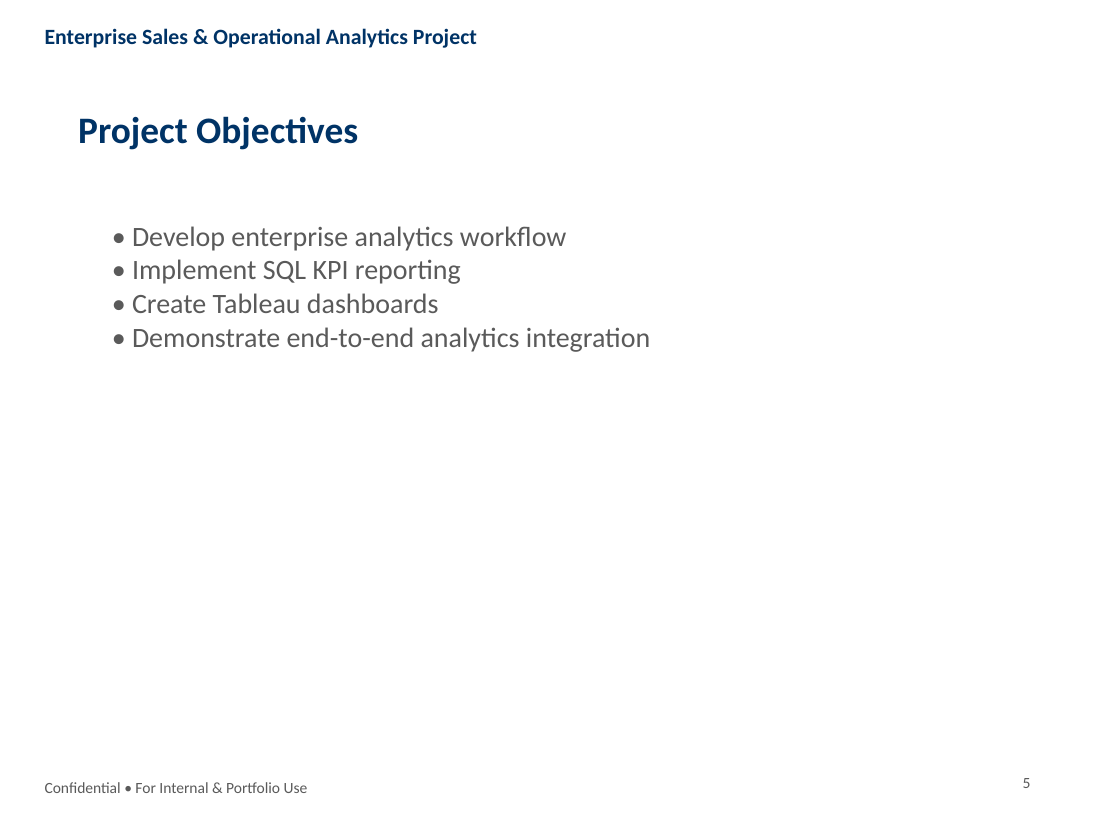
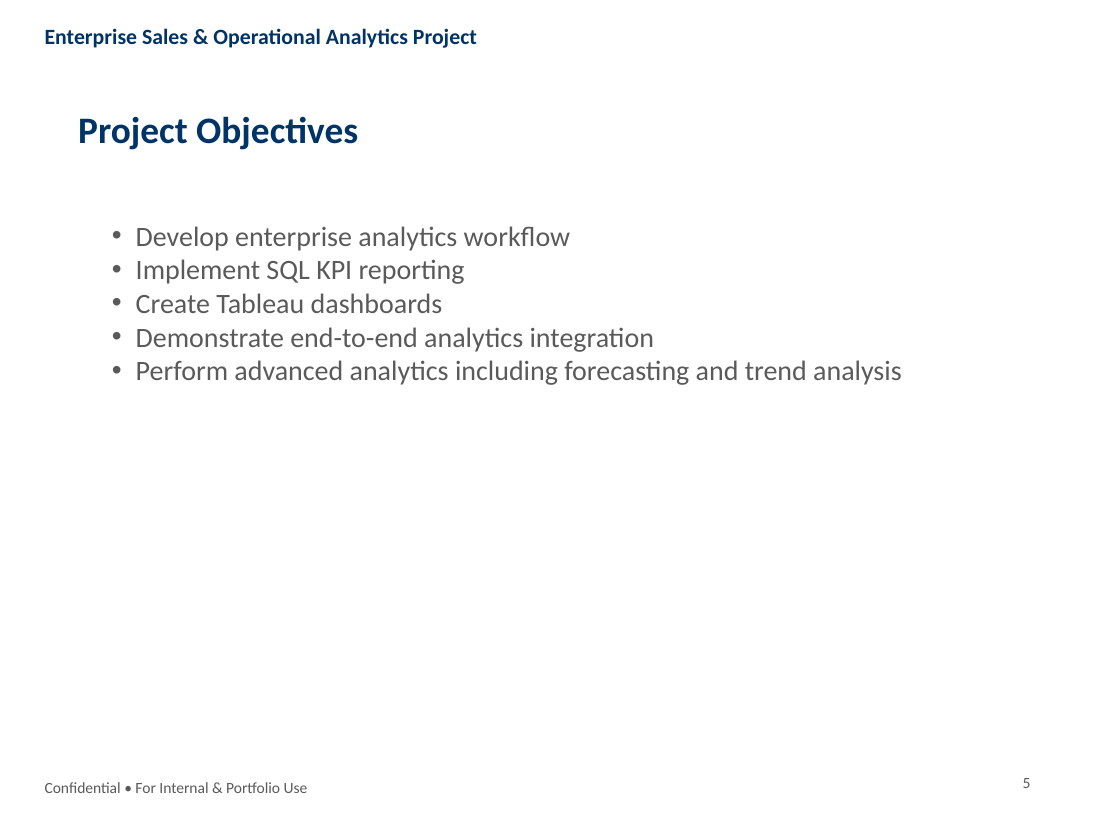
Before and after one commit to Rohit17-TVM/Enterprise-Sales-Analytics-Project, a slide deck: slide 5 of Presentation/Enterprise_Sales_Analytics_Presentation.pptx. Drawn at 1120x840 pixels with LibreOffice and Linux fonts; fonts in the diff are those of the drawing. Boxes give left, top, right and bottom in pixels: in the first picture for what was removed or moved away, otherwise in the second. Text is boxed around its words. In the diff, an @@ line names an element or a change of style, - is before the commit and + after.

Commit message:
Updated enterprise analytics project with advanced analytics and dashboard improvements

```diff
--- a/Presentation/Enterprise_Sales_Analytics_Presentation.pptx
+++ b/Presentation/Enterprise_Sales_Analytics_Presentation.pptx
@@ text at box(136, 226, 902, 385): text changed @@
-• Develop enterprise analytics workflow
-• Implement SQL KPI reporting
-• Create Tableau dashboards
-• Demonstrate end-to-end analytics integration
+• Develop enterprise analytics workflow
+• Implement SQL KPI reporting
+• Create Tableau dashboards
+• Demonstrate end-to-end analytics integration
+• Perform advanced analytics including forecasting and trend analysis
```
Also in this commit, not shown: 7 other slides changed, 1 slide added, 15 other files.
